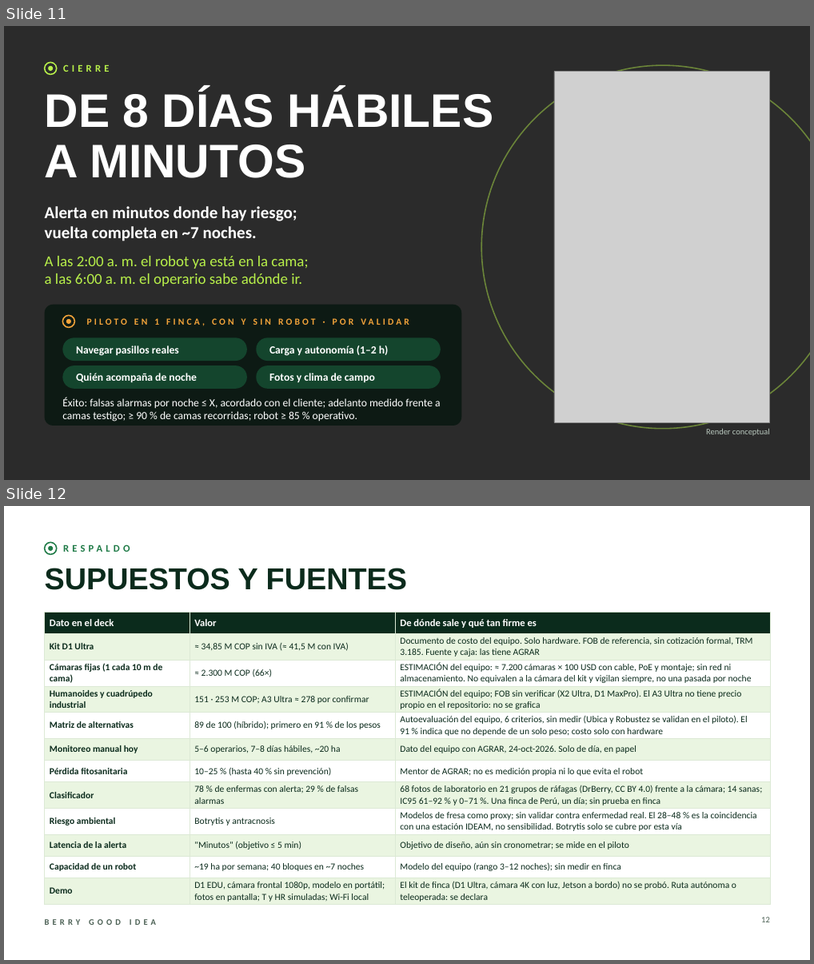
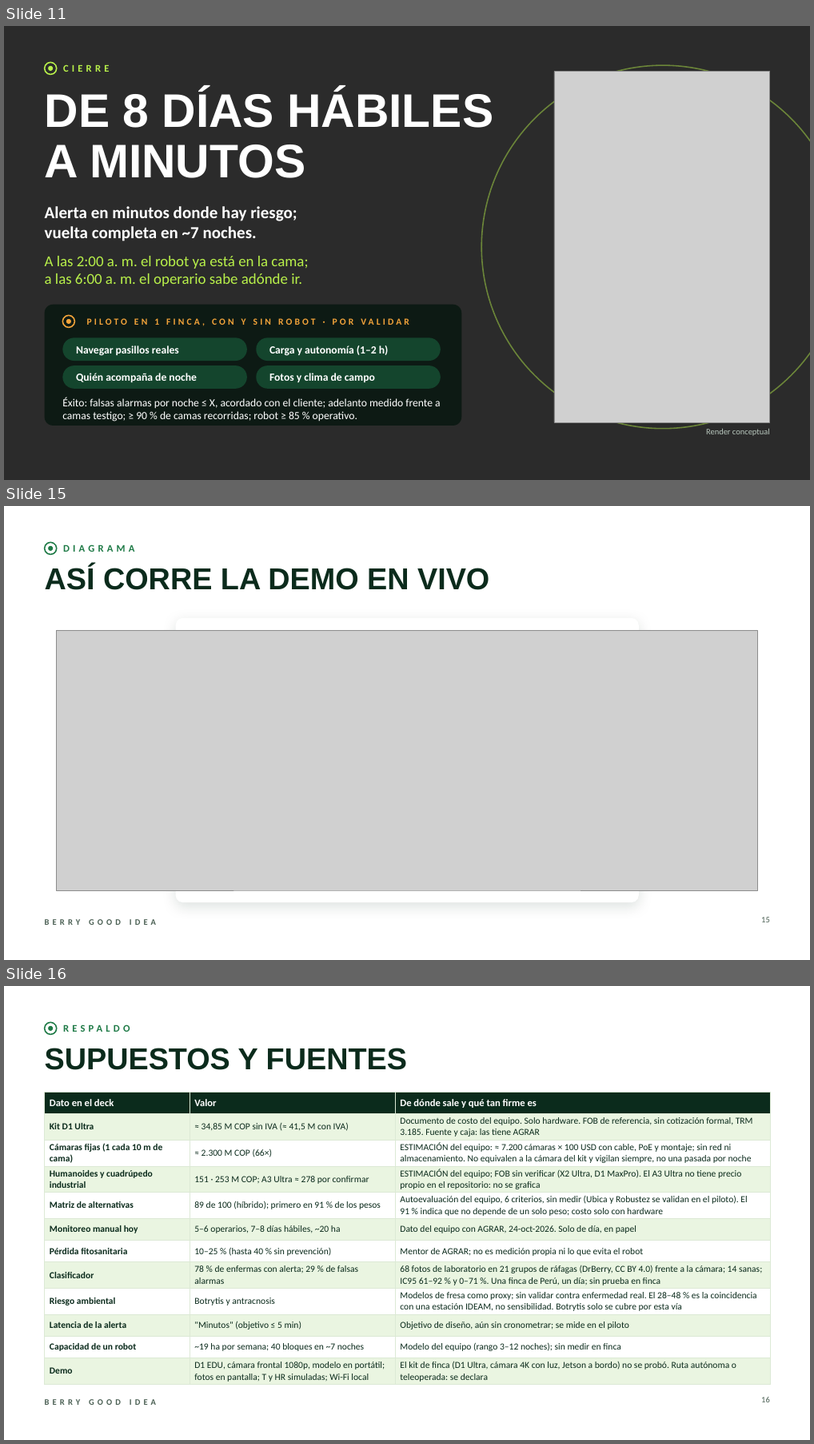
Before and after one commit to SantiagoSantafe/sabanahack2027, a slide deck: presentacion/BerryGoodIdea_pitch.pptx. Shown one above the other, each under a label of ours: slides 11 and 12 before the commit, slides 11, 15 and 16 after it; the slides between them are not shown. The pictures are 814x964 and 814x1444 pixels, drawn with LibreOffice and Linux fonts; fonts in the diff are those of the drawing; grey boxes stand for pictures; background and template pictures are left out; a plain dark background stands for a picture behind light text. Boxes give left, top, right and bottom in pixels: in the first picture for what was removed or moved away, otherwise in the second. Text is boxed around its words. In the diff, an @@ line names an element or a change of style, - is before the commit and + after.

```diff
--- a/presentacion/BerryGoodIdea_pitch.pptx
+++ b/presentacion/BerryGoodIdea_pitch.pptx
@@ slide 15 added at bbox=[4, 506, 810, 960], background picture (left out); not listed: 1 template element that a slide beside it also shows @@
@@ ellipse added at bbox=[45, 542, 57, 554], outline #1E7A46 1.5 pt @@
@@ ellipse added at bbox=[48, 546, 53, 551], fill #1E7A46 @@
@@ text added at bbox=[63, 544, 134, 552], 12 pt, text #1E7A46, bold @@
+DIAGRAMA
@@ title added at bbox=[45, 565, 490, 590], 36 pt, text #0B2B1C, bold @@
+ASÍ CORRE LA DEMO EN VIVO
@@ rounded rectangle added at bbox=[176, 618, 639, 902], fill #FFFFFF @@
@@ picture added at bbox=[57, 630, 758, 890] @@
@@ page number added at bbox=[762, 916, 770, 922], 10 pt, text #4A5F53 @@
+15
@@ what was slide 12 is now slide 16 @@
@@ page number at bbox=[762, 1396, 770, 1402]: text changed @@
-12
+16
```
Also in this commit, not shown: 3 other slides added, 14 other files.
